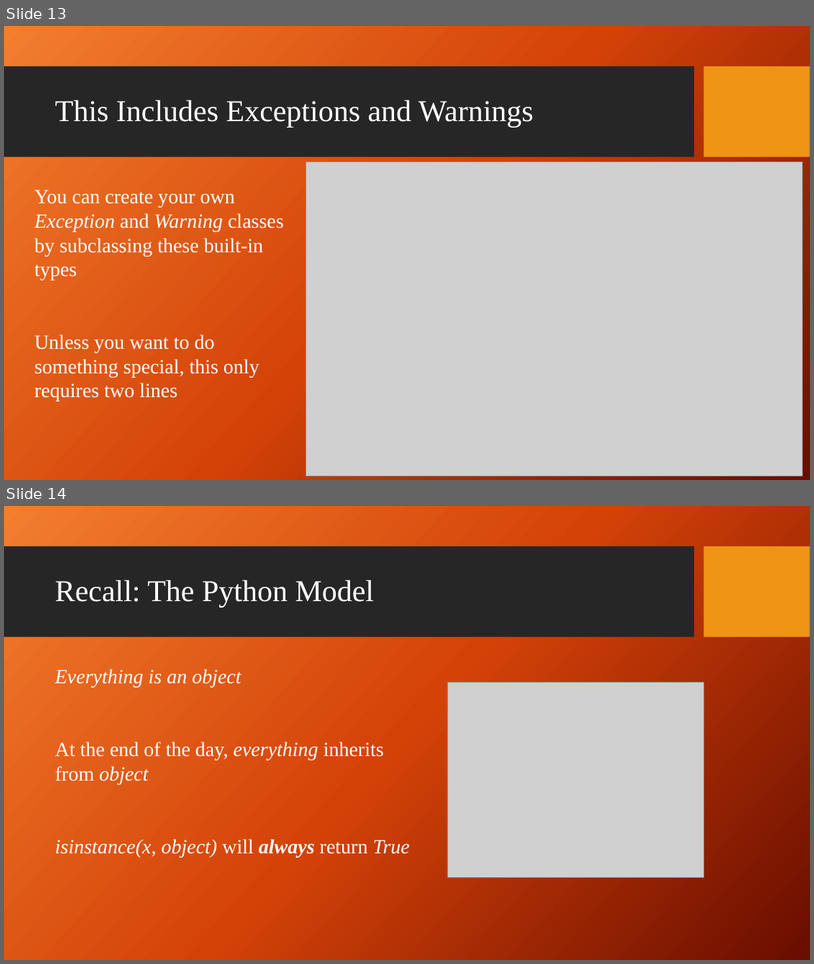
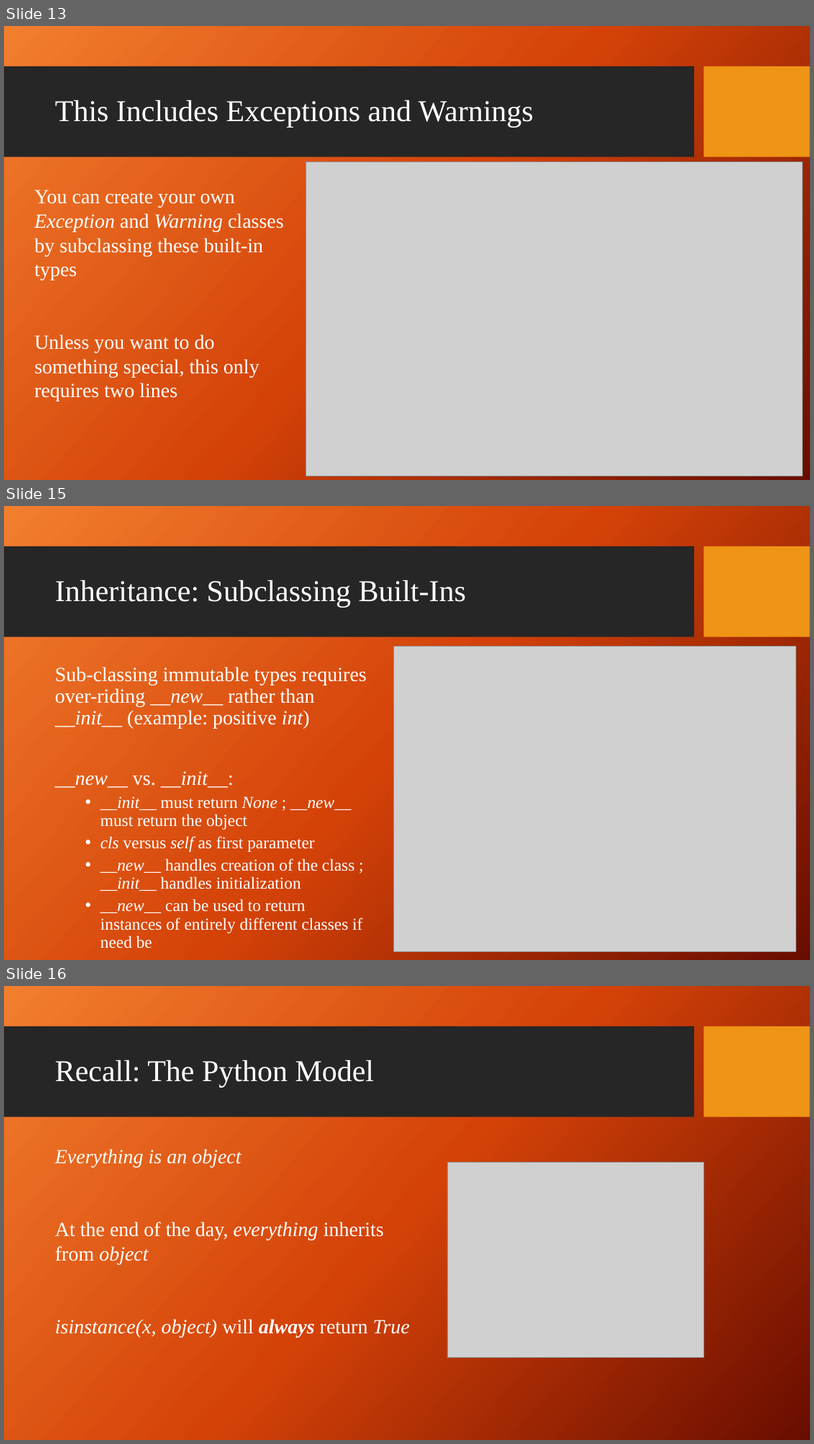
Before and after one commit to giganano/PythonBootcamp, a slide deck: slides/inheritance_composition.pptx. Shown one above the other, each under a label of ours: slides 13 and 14 before the commit, slides 13, 15 and 16 after it; the slides between them are not shown. The pictures are 814x964 and 814x1444 pixels, drawn with LibreOffice and Linux fonts; fonts in the diff are those of the drawing; grey boxes stand for pictures; background and template pictures are left out. Boxes give left, top, right and bottom in pixels: in the first picture for what was removed or moved away, otherwise in the second. Text is boxed around its words. In the diff, an @@ line names an element or a change of style, - is before the commit and + after.

Commit message:
slides: added example on sub-classing int

```diff
--- a/slides/inheritance_composition.pptx
+++ b/slides/inheritance_composition.pptx
@@ slide 15 added at <box>4,506,810,960</box>, background picture (left out); not listed: 2 template elements that a slide beside it also shows @@
@@ title added at <box>55,580,466,607</box>, 36 pt, text #FFFFFF @@
+Inheritance: Subclassing Built-Ins
@@ picture added at <box>394,646,797,951</box> @@
@@ text added at <box>55,667,367,948</box>, 20 pt, text #FFFFFF @@
+Sub-classing immutable types requires over-riding __new__ rather than __init__ (example: positive int)
+__new__ vs. __init__:
+  • __init__ must return None ; __new__ must return the object
+  • cls versus self as first parameter
+  • __new__ handles creation of the class ; __init__ handles initialization
+  • __new__ can be used to return instances of entirely different classes if need be
@@ what was slide 14 is now slide 16 @@
```
Also in this commit, not shown: 1 slide changed, 1 other slide added, 1 other file.
